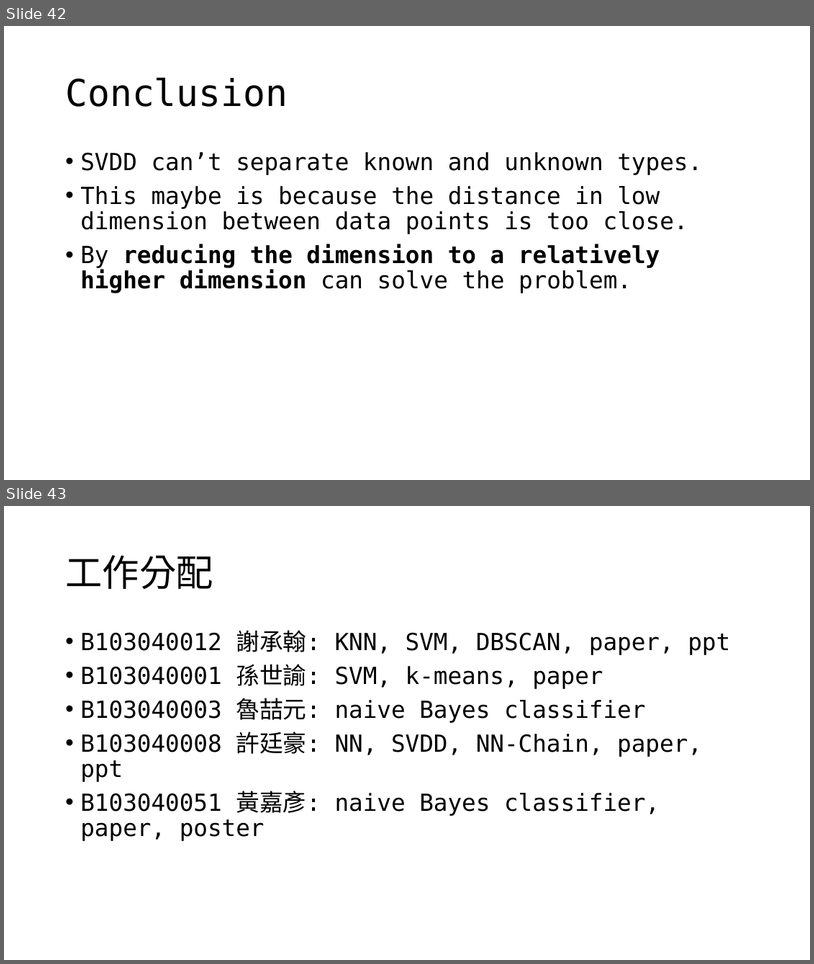
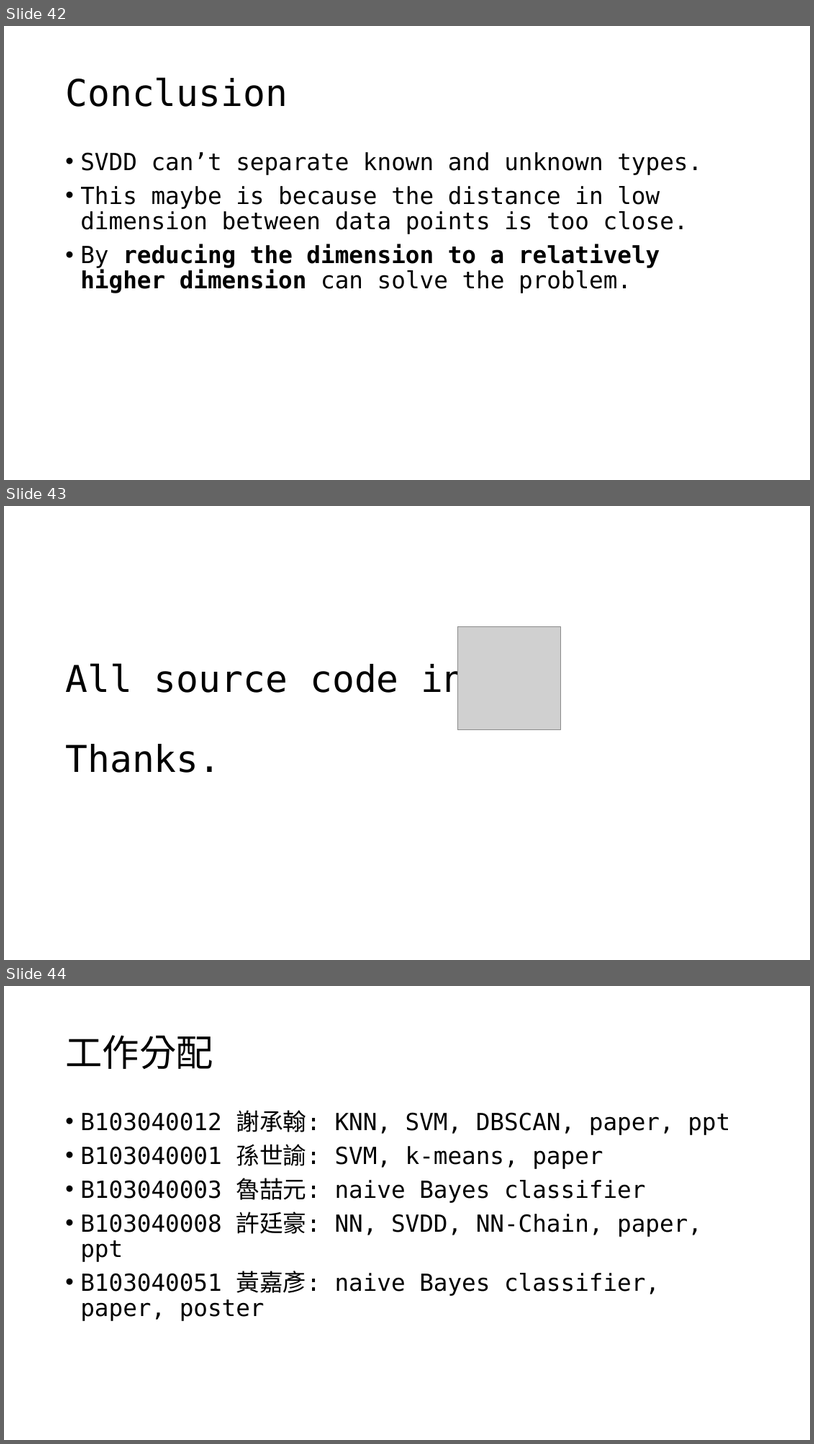
Before and after one commit to OEmiliatanO/CSE_data_mining, a slide deck: final/ppt/第八組.pptx. Shown one above the other, each under a label of ours: slides 42 and 43 before the commit, slides 42, 43 and 44 after it. The pictures are 814x964 and 814x1444 pixels, drawn with LibreOffice and Linux fonts; fonts in the diff are those of the drawing; grey boxes stand for pictures. Boxes give left, top, right and bottom in pixels: in the first picture for what was removed or moved away, otherwise in the second. Text is boxed around its words. In the diff, an @@ line names an element or a change of style, - is before the commit and + after.

Commit message:
update ppt

```diff
--- a/final/ppt/第八組.pptx
+++ b/final/ppt/第八組.pptx
@@ slide 43 added at [4, 506, 810, 960], background #FFFFFF @@
@@ picture added at [458, 626, 561, 730] @@
@@ title added at [65, 662, 466, 772], 44 pt, text #000000 @@
+All source code in
+Thanks.
@@ what was slide 43 is now slide 44 @@
```
